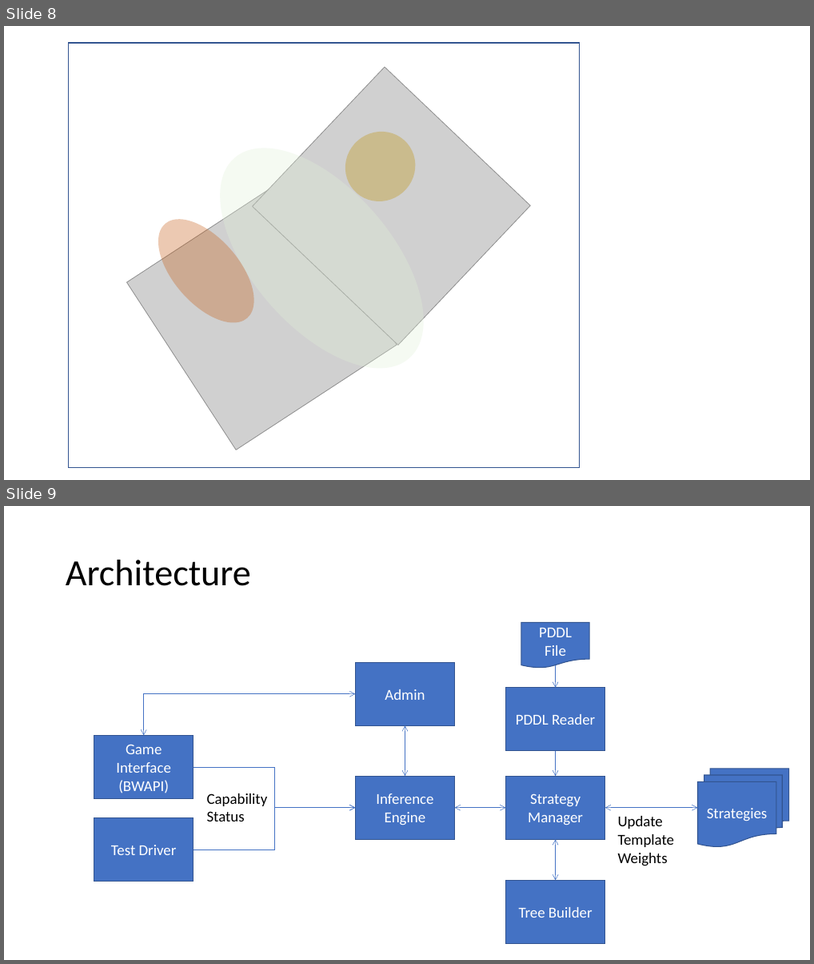
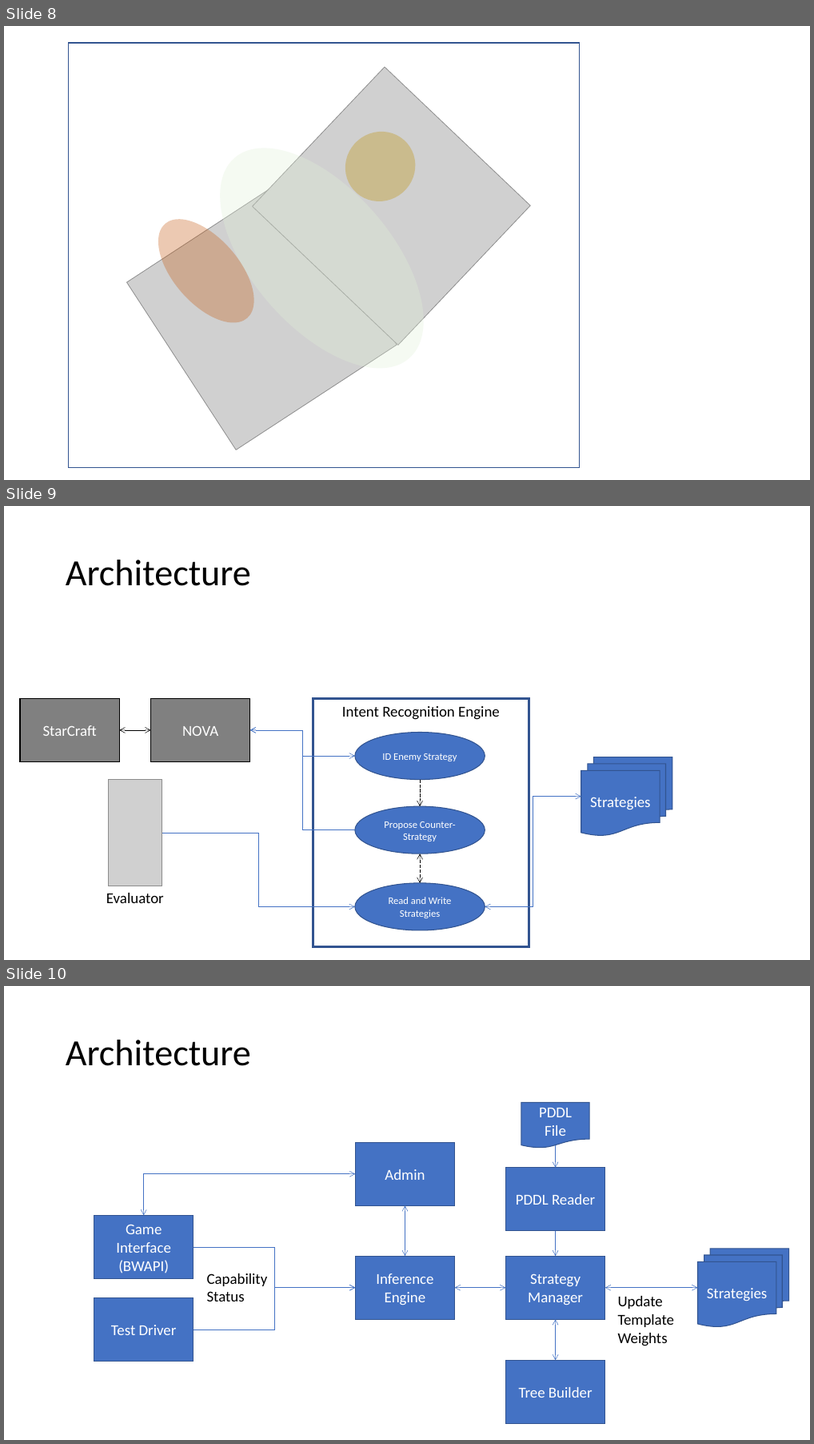
Before and after one commit to mikewkozak/IRE, a slide deck: Documentation/Architecture.pptx. Shown one above the other, each under a label of ours: slides 8 and 9 before the commit, slides 8, 9 and 10 after it. The pictures are 814x964 and 814x1444 pixels, drawn with LibreOffice and Linux fonts; fonts in the diff are those of the drawing; grey boxes stand for pictures. Boxes give left, top, right and bottom in pixels: in the first picture for what was removed or moved away, otherwise in the second. Text is boxed around its words. In the diff, an @@ line names an element or a change of style, - is before the commit and + after.

```diff
--- a/Documentation/Architecture.pptx
+++ b/Documentation/Architecture.pptx
@@ slide 9 added at (4,506,810,960), background #FFFFFF @@
@@ title added at (66,560,251,586), 44 pt, text #000000 @@
+Architecture
@@ rectangle added at (20,698,119,761), fill #808080, outline #000000 1 pt, 18 pt, text #FFFFFF @@
+StarCraft
@@ rectangle added at (151,698,250,761), fill #808080, outline #000000 1 pt, 18 pt, text #FFFFFF @@
+NOVA
@@ rectangle added at (313,698,530,947), outline #325491 3 pt, 18 pt, text #000000 @@
+Intent Recognition Engine
@@ double arrow added from (119, 730) to (151, 730), #000000 0.5 pt @@
@@ elbow double arrow added from (250, 730) to (355, 756), #4472C4 0.5 pt @@
@@ elbow arrow added from (355, 830) to (250, 730), #4472C4 0.5 pt @@
@@ ellipse added at (355,732,486,780), fill #4472C4, outline #325491 1 pt, 12 pt, text #FFFFFF @@
+ID Enemy Strategy
@@ flow chart multidocument added at (582,757,673,835), fill #4472C4, outline #325491 1 pt, 18 pt, text #FFFFFF @@
+Strategies
@@ picture added at (108,780,162,886) @@
@@ arrow added from (420, 780) to (420, 806), #000000 0.5 pt dashed @@
@@ ellipse added at (355,806,486,853), fill #4472C4, outline #325491 1 pt, 12 pt, text #FFFFFF @@
+Propose Counter-Strategy
@@ elbow double arrow added from (582, 796) to (485, 907), #4472C4 0.5 pt @@
@@ elbow arrow added from (162, 832) to (355, 907), #4472C4 0.5 pt @@
@@ double arrow added from (420, 883) to (420, 853), #000000 0.5 pt dashed @@
@@ ellipse added at (355,883,486,930), fill #4472C4, outline #325491 1 pt, 12 pt, text #FFFFFF @@
+Read and Write Strategies
@@ text added at (106,892,164,903), 18 pt, text #000000 @@
+Evaluator
@@ what was slide 9 is now slide 10 @@
```
Also in this commit, not shown: 13 other files.
